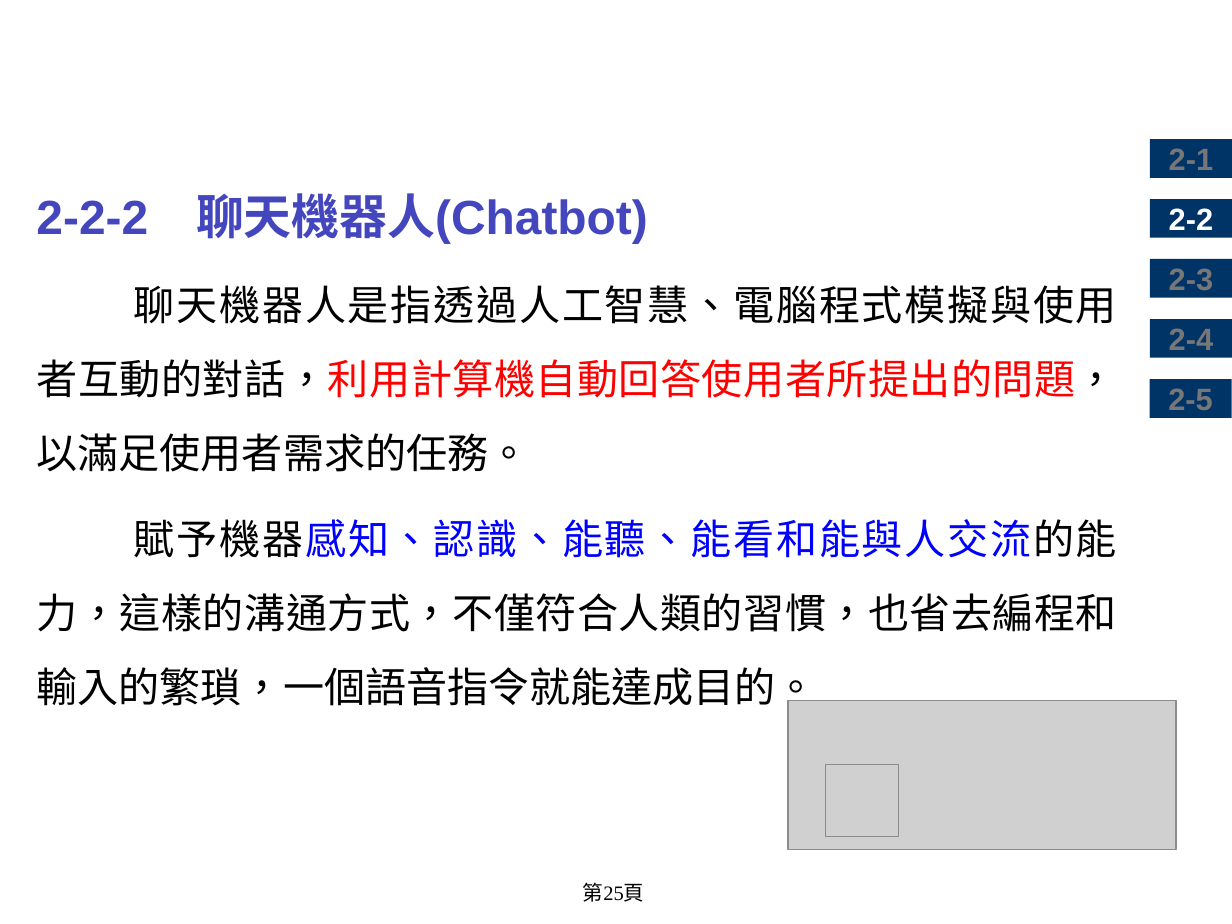
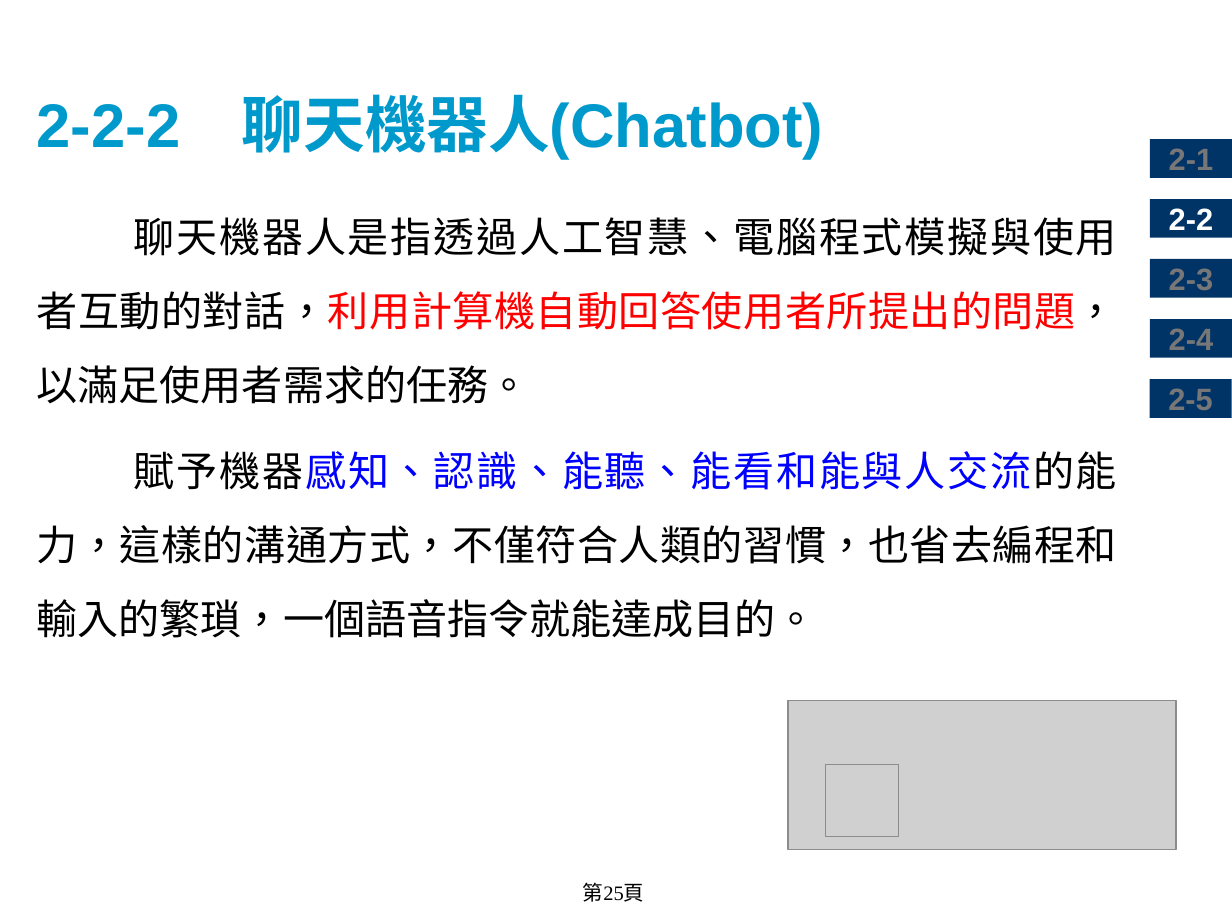
Before and after one commit to chih-chengwu/Artificial-Intelligence-MD, a slide deck: slide 25 of 2.人工智慧應用.pptx. Drawn at 1232x924 pixels with LibreOffice and Linux fonts; fonts in the diff are those of the drawing; grey boxes stand for pictures; background and template pictures are left out. Boxes give left, top, right and bottom in pixels: in the first picture for what was removed or moved away, otherwise in the second. Text is boxed around its words. In the diff, an @@ line names an element or a change of style, - is before the commit and + after.

```diff
--- a/2.人工智慧應用.pptx
+++ b/2.人工智慧應用.pptx
@@ title added at <box>36,94,823,160</box>, 36 pt, text #0099CC, bold @@
+2-2-2 聊天機器人(Chatbot)
@@ text at <box>36,193,648,244</box>: paragraph removed @@
-2-2-2 聊天機器人(Chatbot)
```
Also in this commit, not shown: 43 other slides changed, 14 slides added, 14 slides removed, 3 other files.
